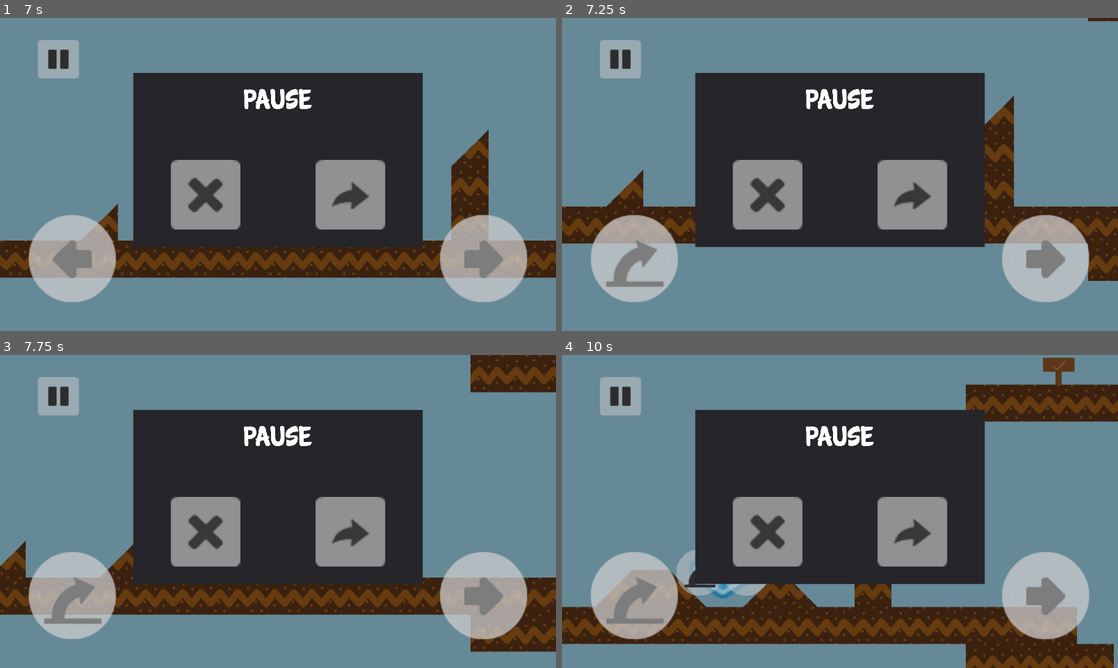
Above: before the commit, frames 1-4 (two rows, left to right).
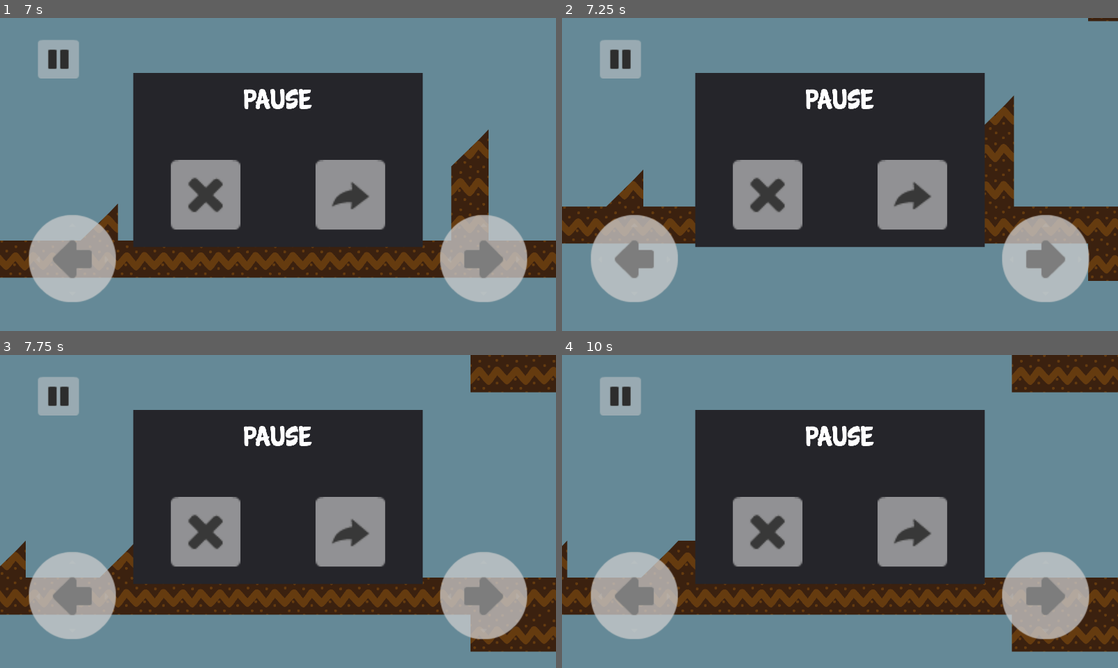
Above: after the commit, the same moments.

Repository: arnaudcoj/buttbutt_adventures
Game: Godot game, scene res://levels/DebugLevel.tscn
Same seed, same stepped clock (60 frames per second), same inputs: the game is played once before the commit and once after it. This scene is started directly instead of the project's main scene.
Inputs (mouse positions are in pixels of both pictures, inside the frame that each line leads up to):
- Up to frame 1 (7 s): tap Enter (ui_accept) at 0.5, 0.77, 1.52, 4.25, 4.52, 5, 5.27, 5.75, 6.02 s; move the mouse to (250, 237) at 0.52 s; hold Right (right_action) 0.53-2.03 s; click (250, 237) at 0.67 s; move the mouse to (444, 221) at 1.27 s; move the mouse to (111, 127) at 2.02 s; hold Left (left_action) 2.03-2.75 s; click (350, 193) at 2.75 s; click (61, 58) at 3.5 s; move the mouse to (305, 174) at 4.27 s; hold Left (left_action) 4.28-5.78 s; click (305, 174) at 4.42 s; move the mouse to (194, 96) at 5.02 s; move the mouse to (400, 158) at 5.77 s; hold Right (right_action) from 5.78 s (still down); move the mouse to (166, 190) at 6.52 s; click (166, 190) at 6.67 s
- Up to frame 2 (7.25 s): keep holding Right (right_action)
- Up to frame 3 (7.75 s): keep holding Right (right_action); move the mouse to (333, 442) at 7.27 s; tap Enter (ui_accept) at 7.52 s
- Up to frame 4 (10 s): move the mouse to (812, 574) at 8.02 s; tap Enter (ui_accept) at 8.27, 8.75, 9.02, 9.5 s; move the mouse to (1006, 558) at 8.77 s; click (1006, 558) at 8.92 s; move the mouse to (673, 464) at 9.52 s; release Right (right_action) at 9.53 s; hold Left (left_action) from 9.53 s (still down)

Frame 1 is identical in both runs. In frame 2, 0.6% of the frame differs, in the area x 7-19%, y 71-86%; in frame 3, 0.6%; in frame 4, 22%, in the area x 0-100%, y 0-100%.
Error in both runs: Invalid get index 'pause_screen' (on base: 'null instance'). (res://levels/scripts/fsm/PauseState.gd:34)

Commit message:
change physics layers

Diff:
--- a/sources/entities/buttbutt/ButtButt.tscn
+++ b/sources/entities/buttbutt/ButtButt.tscn
@@ -12,11 +12,12 @@
 [sub_resource type="RectangleShape2D" id=1]
 extents = Vector2( 50, 100 )
 
-[sub_resource type="CapsuleShape2D" id=2]
+[sub_resource type="CapsuleShape2D" id=3]
 radius = 60.0
 height = 120.0
 
 [node name="ButtButt" type="KinematicBody2D"]
+collision_layer = 2
 script = ExtResource( 1 )
 controler_path = NodePath("HumanControler")
 
@@ -45,10 +46,12 @@
 
 [node name="InteractionArea" type="Area2D" parent="."]
 position = Vector2( 0, -99.9696 )
+collision_layer = 4
+collision_mask = 4
 
 [node name="CollisionShape2D" type="CollisionShape2D" parent="InteractionArea"]
 self_modulate = Color( 1, 0, 0, 1 )
-shape = SubResource( 2 )
+shape = SubResource( 3 )
 
 [node name="FSM" type="Node" parent="."]
 script = ExtResource( 4 )
--- a/sources/levels/Level1.tscn
+++ b/sources/levels/Level1.tscn
@@ -19,6 +19,7 @@
 [node name="TileMap" type="TileMap" parent="." index="0"]
 tile_set = ExtResource( 2 )
 cell_size = Vector2( 128, 128 )
+collision_mask = 2
 format = 1
 tile_data = PoolIntArray( 131071, 6, 0, 196603, 1, 0, 196604, 0, 0, 196605, 0, 0, 196606, 0, 0, 196607, 0, 0, 131072, 0 …(2448 unchanged characters)…
 
@@ -27,12 +28,16 @@
 
 [node name="DeathZone" parent="." index="3" instance=ExtResource( 4 )]
 position = Vector2( 2329.63, 3192.64 )
+collision_layer = 4
+collision_mask = 4
 
 [node name="CollisionShape2D" type="CollisionShape2D" parent="DeathZone" index="0"]
 shape = SubResource( 1 )
 
 [node name="GoalZone" parent="." index="4" instance=ExtResource( 5 )]
 position = Vector2( -35.7979, 150.589 )
+collision_layer = 4
+collision_mask = 4
 
 [node name="CollisionShape2D" type="CollisionShape2D" parent="GoalZone" index="0"]
 shape = SubResource( 2 )
@@ -44,31 +49,47 @@
 
 [node name="ControlsChanger1" parent="ControlsChangers" index="0" instance=ExtResource( 6 )]
 position = Vector2( 241, 528.484 )
+collision_layer = 4
+collision_mask = 4
 
 [node name="ControlsChanger2" parent="ControlsChangers" index="1" instance=ExtResource( 6 )]
 position = Vector2( 1730.42, 1193.97 )
+collision_layer = 4
+collision_mask = 4
 right_action = "jump"
 
 [node name="ControlsChanger3" parent="ControlsChangers" index="2" instance=ExtResource( 6 )]
 position = Vector2( -181.992, 2346.35 )
+collision_layer = 4
+collision_mask = 4
 left_action = "jump"
 
 [node name="ControlsChanger8" parent="ControlsChangers" index="3" instance=ExtResource( 6 )]
 position = Vector2( 1112.71, 2483.67 )
+collision_layer = 4
+collision_mask = 4
 left_action = "jump"
 
 [node name="ControlsChanger4" parent="ControlsChangers" index="4" instance=ExtResource( 6 )]
 position = Vector2( 2212.11, 2208.04 )
+collision_layer = 4
+collision_mask = 4
 right_action = "jump"
 
 [node name="ControlsChanger5" parent="ControlsChangers" index="5" instance=ExtResource( 6 )]
 position = Vector2( 1621.61, 2083.63 )
+collision_layer = 4
+collision_mask = 4
 left_action = "jump"
 
 [node name="ControlsChanger6" parent="ControlsChangers" index="6" instance=ExtResource( 6 )]
 position = Vector2( 2224.78, 1574.25 )
+collision_layer = 4
+collision_mask = 4
 right_action = "jump"
 
 [node name="ControlsChanger7" parent="ControlsChangers" index="7" instance=ExtResource( 6 )]
 position = Vector2( -2621.12, 1181.78 )
+collision_layer = 4
+collision_mask = 4
 left_action = "jump"
--- a/sources/project.godot
+++ b/sources/project.godot
@@ -93,6 +93,13 @@
 
 pointing/emulate_touch_from_mouse=true
 
+[layer_names]
+
+2d_physics/layer_1="Level"
+2d_physics/layer_2="Entities"
+2d_physics/layer_3="Interactables"
+2d_physics/layer_4="Hitboxes"
+
 [physics]
 
 common/stdout/print_fps=false
